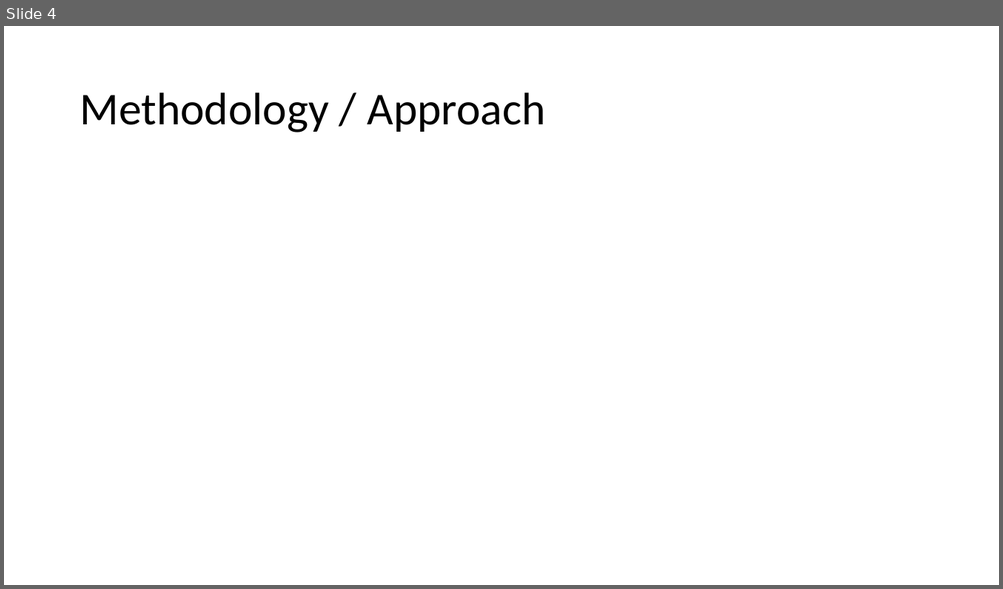
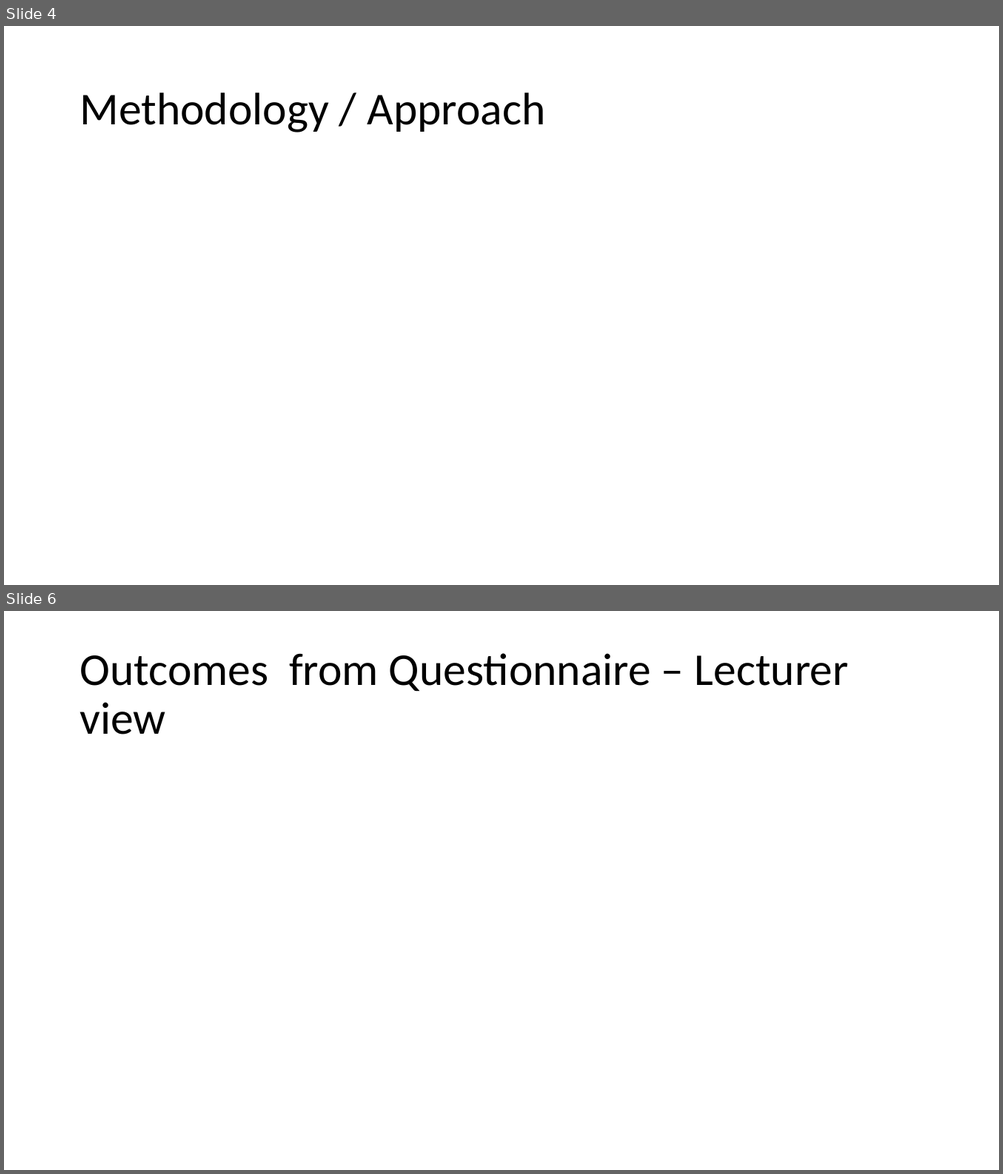
Before and after one commit to AgileBusinessAnalysis/08_TEAM, a slide deck: Team 08-Outcome.pptx. Shown one above the other, each under a label of ours: slide 4 before the commit, slides 4 and 6 after it; the slides between them are not shown. The pictures are 1003x589 and 1003x1174 pixels, drawn with LibreOffice and Linux fonts; fonts in the diff are those of the drawing. Boxes give left, top, right and bottom in pixels: in the first picture for what was removed or moved away, otherwise in the second. Text is boxed around its words. In the diff, an @@ line names an element or a change of style, - is before the commit and + after.

```diff
--- a/Team 08-Outcome.pptx
+++ b/Team 08-Outcome.pptx
@@ slide 6 added at [4,611,999,1170], background #FFFFFF @@
@@ title added at [79,653,848,735], 44 pt, text #000000 @@
+Outcomes from Questionnaire – Lecturer view
```
Also in this commit, not shown: 2 slides changed, 2 other slides added.
